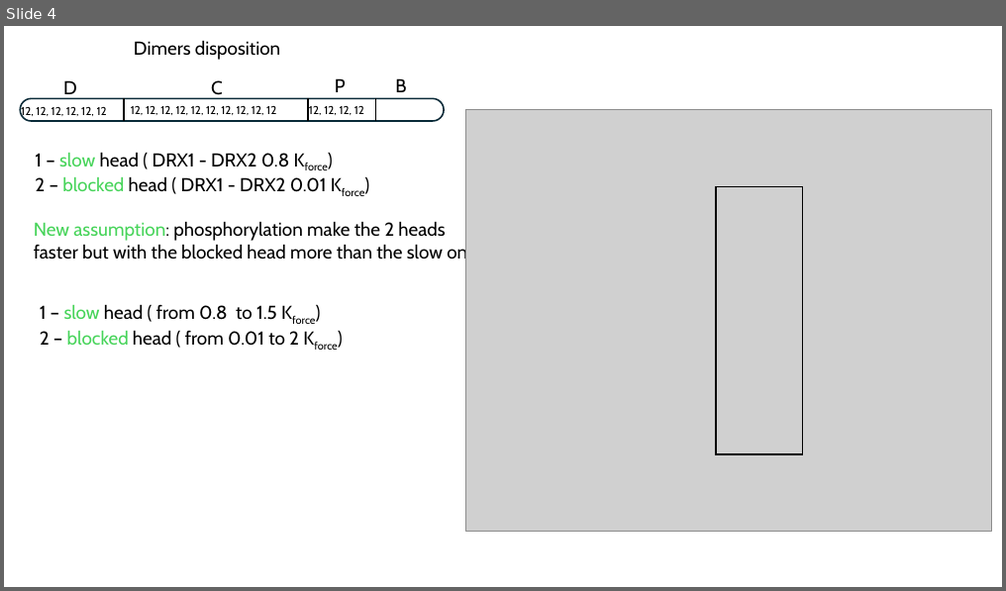
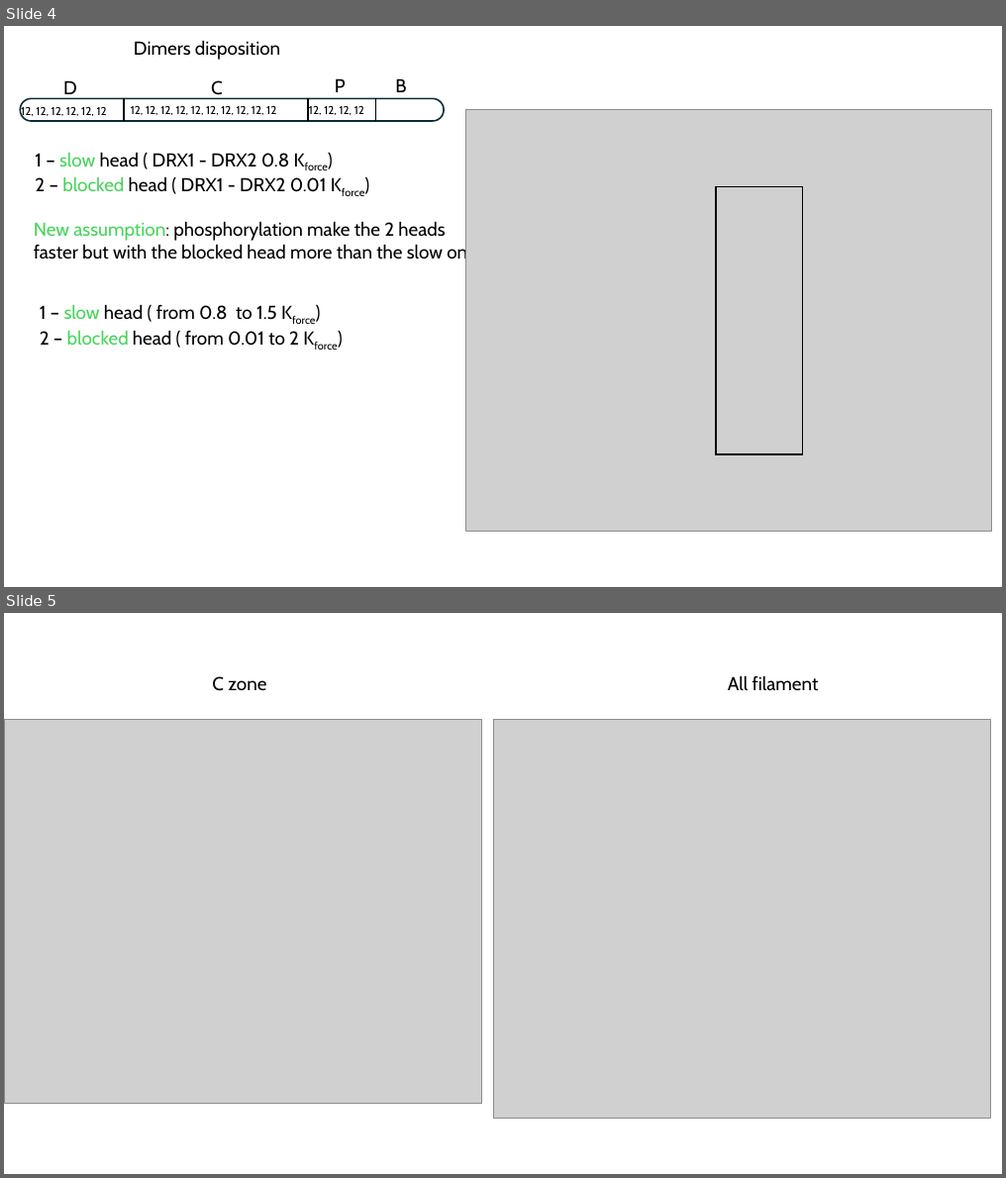
Before and after one commit to Campbell-Muscle-Lab/RLC_fibersim_project, a slide deck: Reports/Report_12Dec2024.pptx. Shown one above the other, each under a label of ours: slide 4 before the commit, slides 4 and 5 after it. The pictures are 1006x591 and 1006x1178 pixels, drawn with LibreOffice and Linux fonts; fonts in the diff are those of the drawing; grey boxes stand for pictures. Boxes give left, top, right and bottom in pixels: in the first picture for what was removed or moved away, otherwise in the second. Text is boxed around its words. In the diff, an @@ line names an element or a change of style, - is before the commit and + after.

```diff
--- a/Reports/Report_12Dec2024.pptx
+++ b/Reports/Report_12Dec2024.pptx
@@ slide 5 added at [4,613,1002,1174], background #FFFFFF @@
@@ text added at [212,676,266,691], 18 pt, text #000000 @@
+C zone
@@ text added at [728,675,819,691], 18 pt, text #000000 @@
+All filament
@@ picture added at [4,720,482,1103] @@
@@ picture added at [494,719,991,1118] @@
```
Also in this commit, not shown: 5 other files.
